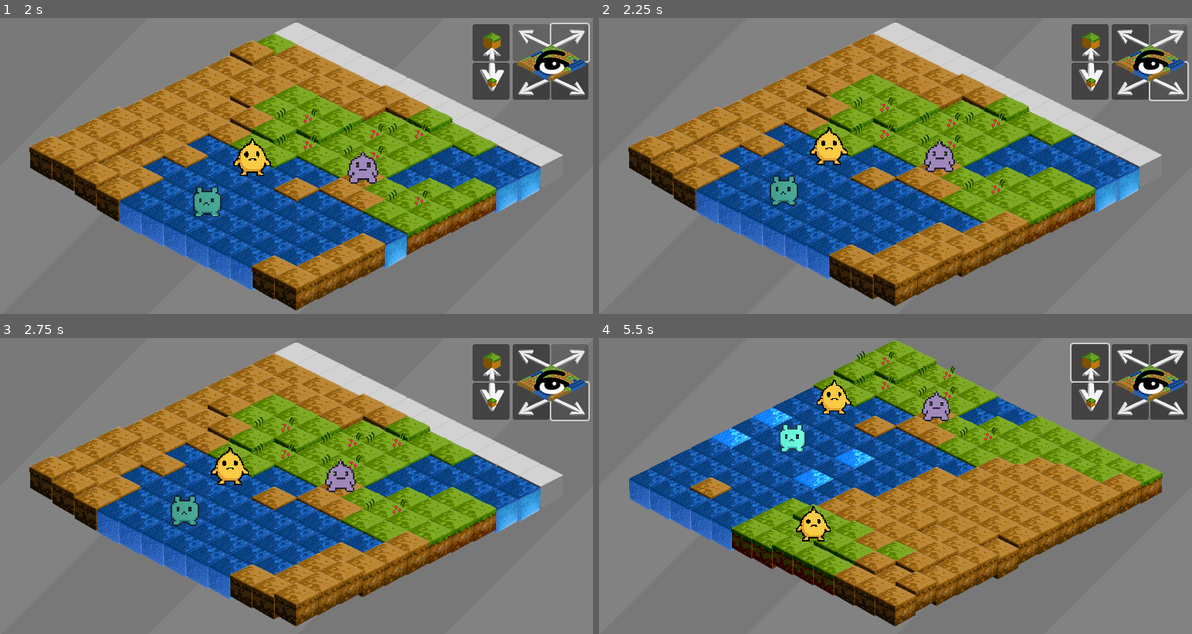
Above: before the commit, frames 1-4 (two rows, left to right).
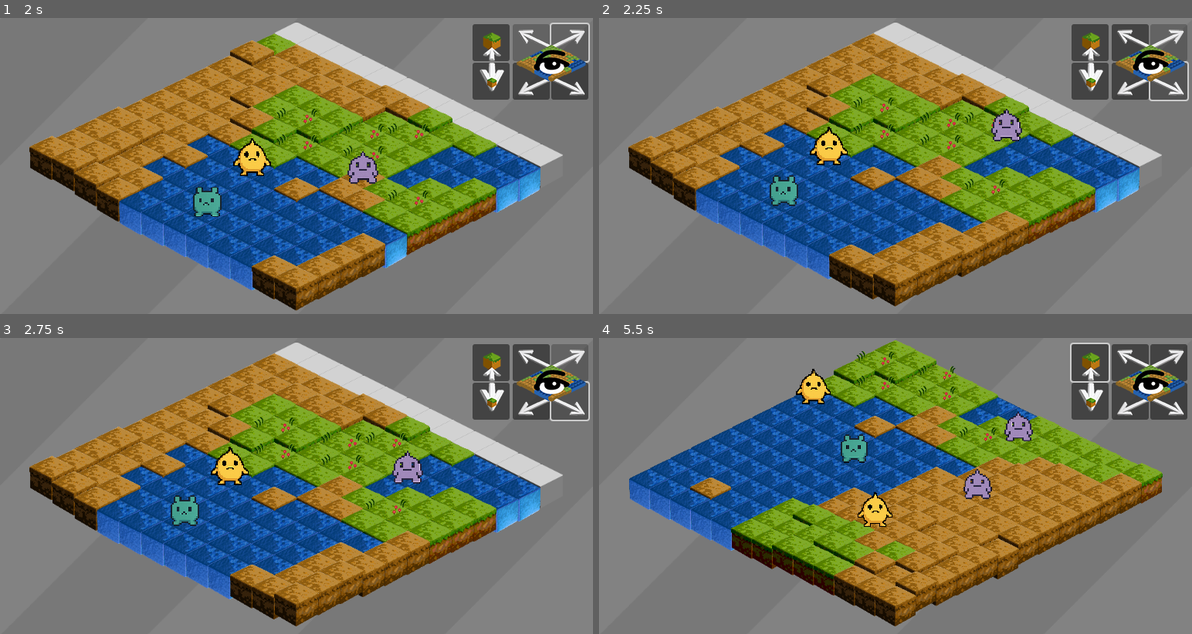
Above: after the commit, the same moments.

Repository: MattArnold/nomino
Game: Godot game, scene res://main.tscn
The game is run twice, just before and just after one commit, with the same random seed, the same clock (stepped at 60 frames per second) and the same inputs.
Inputs (mouse positions are in pixels of both pictures, inside the frame that each line leads up to):
- Up to frame 1 (2 s): click (533, 80) at 0.5 s; click (569, 41) at 1.25 s
- Up to frame 2 (2.25 s): click (1168, 80) at 2 s
- Up to frame 3 (2.75 s): no input
- Up to frame 4 (5.5 s): click (1132, 361) at 2.75 s; click (1091, 361) at 3.5 s; move the mouse to (978, 488) at 4.27 s; hold D (view_east) 4.28-5.03 s; hold Q (ZoomIn) 4.28-5.03 s; click (978, 488) at 4.42 s; move the mouse to (741, 462) at 5.02 s; hold S (view_south) from 5.03 s (still down); tap E (ZoomOut) at 5.1 s; click (741, 462) at 5.17 s

Frame 1 is identical in both runs. In frame 2, 0.8% of the frame differs, in the area x 54-72%, y 30-53%; in frame 3, 0.8%; in frame 4, 4.1%, in the area x 18-74%, y 10-69%.

Commit message:
Characters move autonomously

Diff:
--- a/game_world_manager.gd
+++ b/game_world_manager.gd
@@ -47,7 +47,7 @@
 	preload("res://assets/sprites/nomino2.png")
 ]
 
-const NUM_NOMINOS = 48 # Number of Nominos to spawn
+const NUM_NOMINOS = 99 # Number of Nominos to spawn
 const DEFAULT_GRID_SIZE = 12 # Default number of tiles along each edge of the viewboard
 
 var nomino_click_handled_this_frame: bool = false
@@ -73,6 +73,7 @@
 	decorate_terrain()
 	place_tiles()
 	spawn_nominos()
+	# spawn_nomino() # For debugging
 
 func distribute_terrain():
 	terrain_map = []
@@ -384,6 +385,16 @@
 		nominos.append(nomino_data)
 		place_nomino(nomino_data)
 
+# Spawns a single Nomino at (5, 5) with orthostep movement
+func spawn_nomino():
+	var nomino_data = NominoData.new()
+	nomino_data.pos = Vector2i(5, 5)
+	nomino_data.move_types.append("orthostep")
+	nomino_data.species = "poe"
+	nominos.clear()
+	nominos.append(nomino_data)
+	place_nomino(nomino_data)
+
 # Places a Nomino instance in the scene at its world position, updating its sprite and visibility.
 # Handles freeing any previous node instance for this Nomino.
 func place_nomino(n):
@@ -406,6 +417,10 @@
 	var sprite = NOMINO_SCENE.instantiate()
 	# Set species property before adding to scene
 	sprite.species = n.species
+	# Assign move_types from NominoData to Nomino node
+	sprite.move_types.clear()
+	for t in n.move_types:
+		sprite.move_types.append(t)
 	# Add to Nominos group for group management
 	sprite.add_to_group("Nominos")
 
@@ -444,6 +459,14 @@
 		sprite.visible = false
 
 	n.node = sprite
+	# Set the Nomino's world_pos before starting the timer
+	if sprite.has_method("set_world_pos"):
+		sprite.set_world_pos(n.pos)
+	else:
+		sprite.world_pos = n.pos
+	# Start the Nomino's timer after world_pos is set
+	if sprite.has_method("start_autonomous_timer"):
+		sprite.start_autonomous_timer()
 
 # Handle move requests from Nomino nodes
 func _on_nomino_request_move(new_pos: Vector2i, n):
@@ -554,17 +577,3 @@
 		# Check if the click is within our grid bounds
 		if viewboard_coords.x >= 0 and viewboard_coords.x < GRID_SIZE and viewboard_coords.y >= 0 and viewboard_coords.y < GRID_SIZE:
 			var world_coords = viewboard_to_world_coords(viewboard_coords.x, viewboard_coords.y)
-			print("Clicked on viewboard (", viewboard_coords.x, ", ", viewboard_coords.y, ") = world (", world_coords.x, ", ", world_coords.y, ")")
-
-			for n in get_tree().get_nodes_in_group("Nominos"):
-				n.set_selected(false)
-
-			# Select the Nomino at this world position, if any
-			for n in nominos:
-				if n.pos.x == int(world_coords.x) and n.pos.y == int(world_coords.y):
-					if n.node:
-						n.node.set_selected(true)
-						notify_nomino_selection(n.node, true)
-					else:
-						notify_nomino_selection(null, false)
-					break
--- a/nomino.gd
+++ b/nomino.gd
@@ -18,9 +18,9 @@
 
 # Hop timer for each species
 const SPECIES_HOP_TIME = {
-	"poe": 5.0,
-	"taw": 3.5,
-	"sue": 6.5
+	"poe": 2.0,
+	"taw": 3.0,
+	"sue": 4.0,
 }
 
 # Signal for requesting a move from the Nomino node
@@ -42,10 +42,10 @@
 	timer = Timer.new()
 	timer.wait_time = wait_time
 	timer.one_shot = false
-	timer.autostart = true
+	timer.autostart = false # Do not start yet
 	add_child(timer)
 	timer.timeout.connect(_on_timer_timeout)
-	timer.start()
+	# timer.start() # Do not start here
 
 	# Store original position for jump animation
 	original_position = position
@@ -81,7 +81,7 @@
 		collision_shape.shape = new_rect_shape
 
 	# Initialize world_pos from position (if needed, e.g. if placed by editor)
-	world_pos = Vector2i(int(position.x), int(position.y)) # TODO: Replace with actual world-to-screen conversion if needed
+	# world_pos = Vector2i(int(position.x), int(position.y)) # Disabled: world_pos is set by GameWorldManager
 
 	input_pickable = true
 	z_index = 1000
@@ -89,7 +89,6 @@
 func _input_event(_viewport, event, _shape_idx):
 	if event is InputEventMouseButton and event.button_index == MOUSE_BUTTON_LEFT and event.pressed:
 		set_selected(true)
-		print("DEBUG: Nomino sprite clicked and selected at pos=", position)
 		var gwm = get_tree().get_root().find_child("GameWorldManager", true, false)
 		if gwm:
 			gwm.nomino_click_handled_this_frame = true
@@ -114,7 +113,6 @@
 			current_selected_nomino = null
 	if sprite:
 		if selected:
-			print("DEBUG: set_selected called, should lighten sprite")
 			sprite.modulate = Color(1.5, 1.5, 1.5, 1) # Lighten
 		else:
 			sprite.modulate = Color(1, 1, 1, 1) # Normal
@@ -142,17 +140,19 @@
 			var options = NOMINO_MOVES[move_pattern]
 			var delta = options[randi() % options.size()]
 			# Compute new world position using world_pos, not screen position
-			var new_world_pos = world_pos + Vector2i(int(delta.x), int(delta.y))
+			var new_world_pos = world_pos + delta
 			# Request a move via signal (let world manager validate and apply)
 			emit_signal("request_move", new_world_pos)
+	else:
+		pass
 
 const NOMINO_MOVES = {
-	"orthostep": [Vector2(0, -1), Vector2(-1, 0), Vector2(1, 0), Vector2(0, 1)],
-	"diagstep": [Vector2(1, -1), Vector2(-1, -1), Vector2(1, 1), Vector2(-1, 1)],
-	"orthojump": [Vector2(0, -2), Vector2(-2, 0), Vector2(2, 0), Vector2(0, 2)],
-	"diagjump": [Vector2(2, -2), Vector2(-2, -2), Vector2(2, 2), Vector2(-2, 2)],
-	"clockwiseknight": [Vector2(1, -2), Vector2(-2, -1), Vector2(2, 1), Vector2(2, -1)],
-	"counterknight": [Vector2(2, -1), Vector2(-2, -1), Vector2(2, 1), Vector2(-2, 1)],
+	"orthostep": [Vector2i(0, -1), Vector2i(-1, 0), Vector2i(1, 0), Vector2i(0, 1)],
+	"diagstep": [Vector2i(1, -1), Vector2i(-1, -1), Vector2i(1, 1), Vector2i(-1, 1)],
+	"orthojump": [Vector2i(0, -2), Vector2i(-2, 0), Vector2i(2, 0), Vector2i(0, 2)],
+	"diagjump": [Vector2i(2, -2), Vector2i(-2, -2), Vector2i(2, 2), Vector2i(-2, 2)],
+	"clockwiseknight": [Vector2i(1, -2), Vector2i(-2, -1), Vector2i(2, 1), Vector2i(2, -1)],
+	"counterknight": [Vector2i(2, -1), Vector2i(-2, -1), Vector2i(2, 1), Vector2i(-2, 1)],
 }
 
 func _input(event):
@@ -161,3 +161,9 @@
 
 func set_world_pos(new_pos: Vector2i):
 	world_pos = new_pos
+
+# Call this after world_pos is set to start the timer
+func start_autonomous_timer():
+	if timer and not timer.is_stopped():
+		return
+	timer.start()
